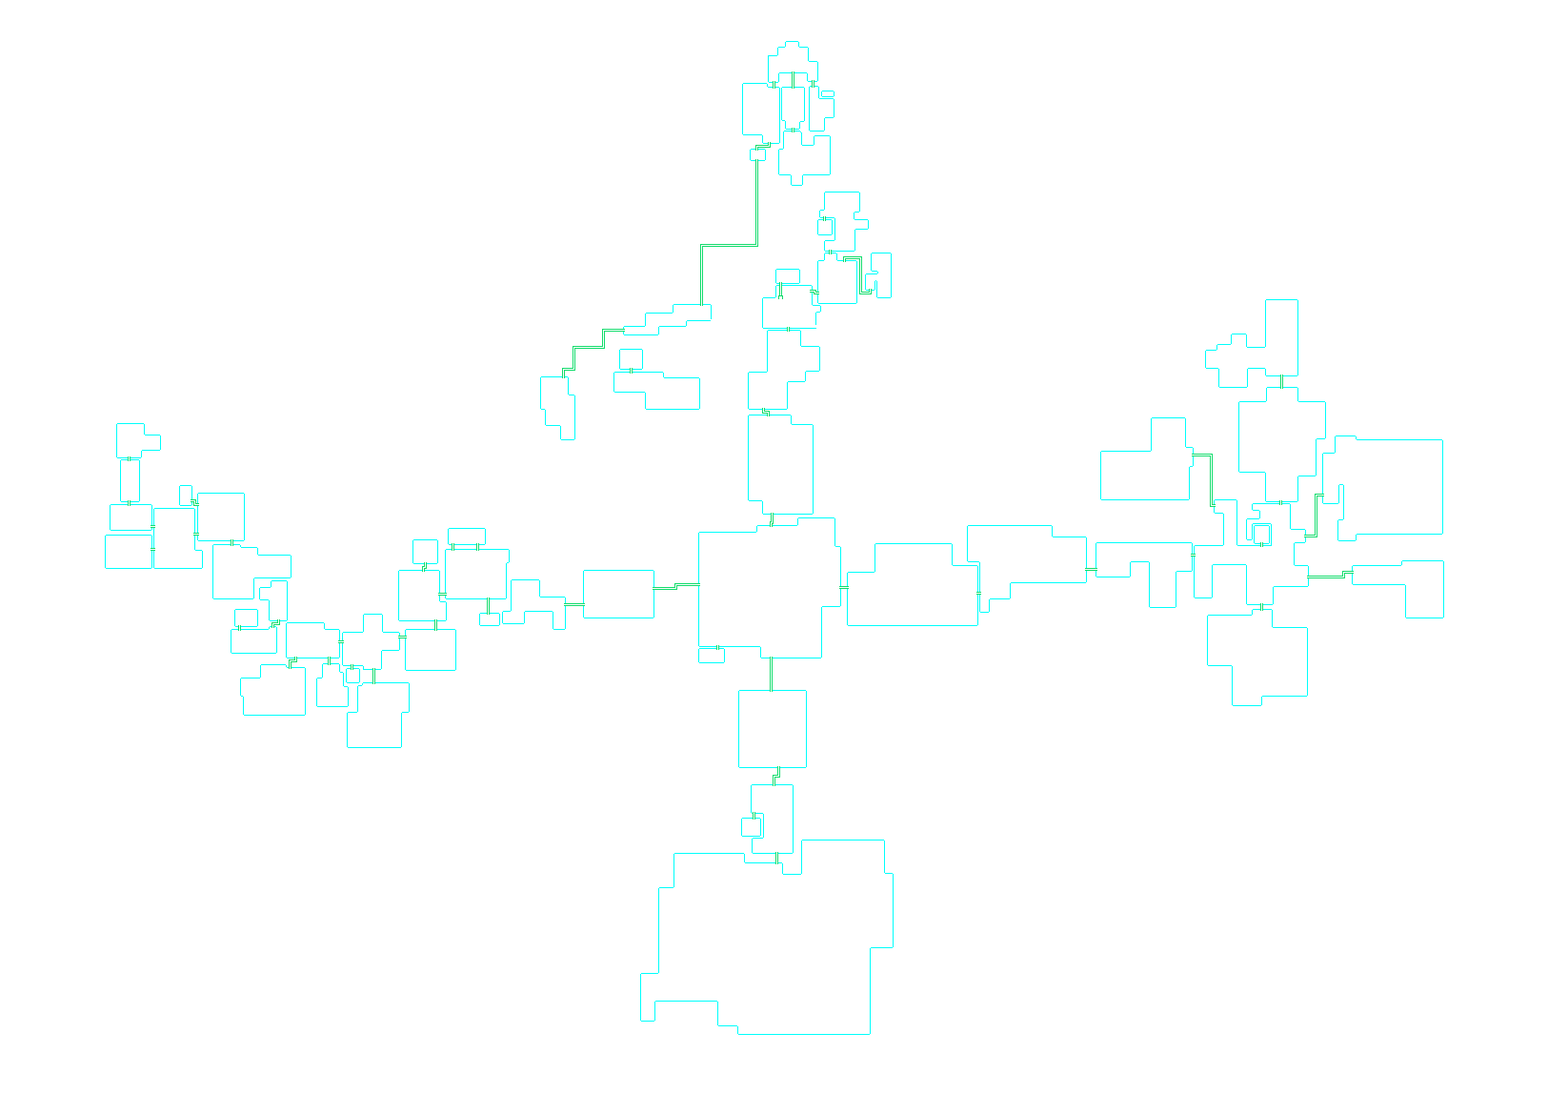
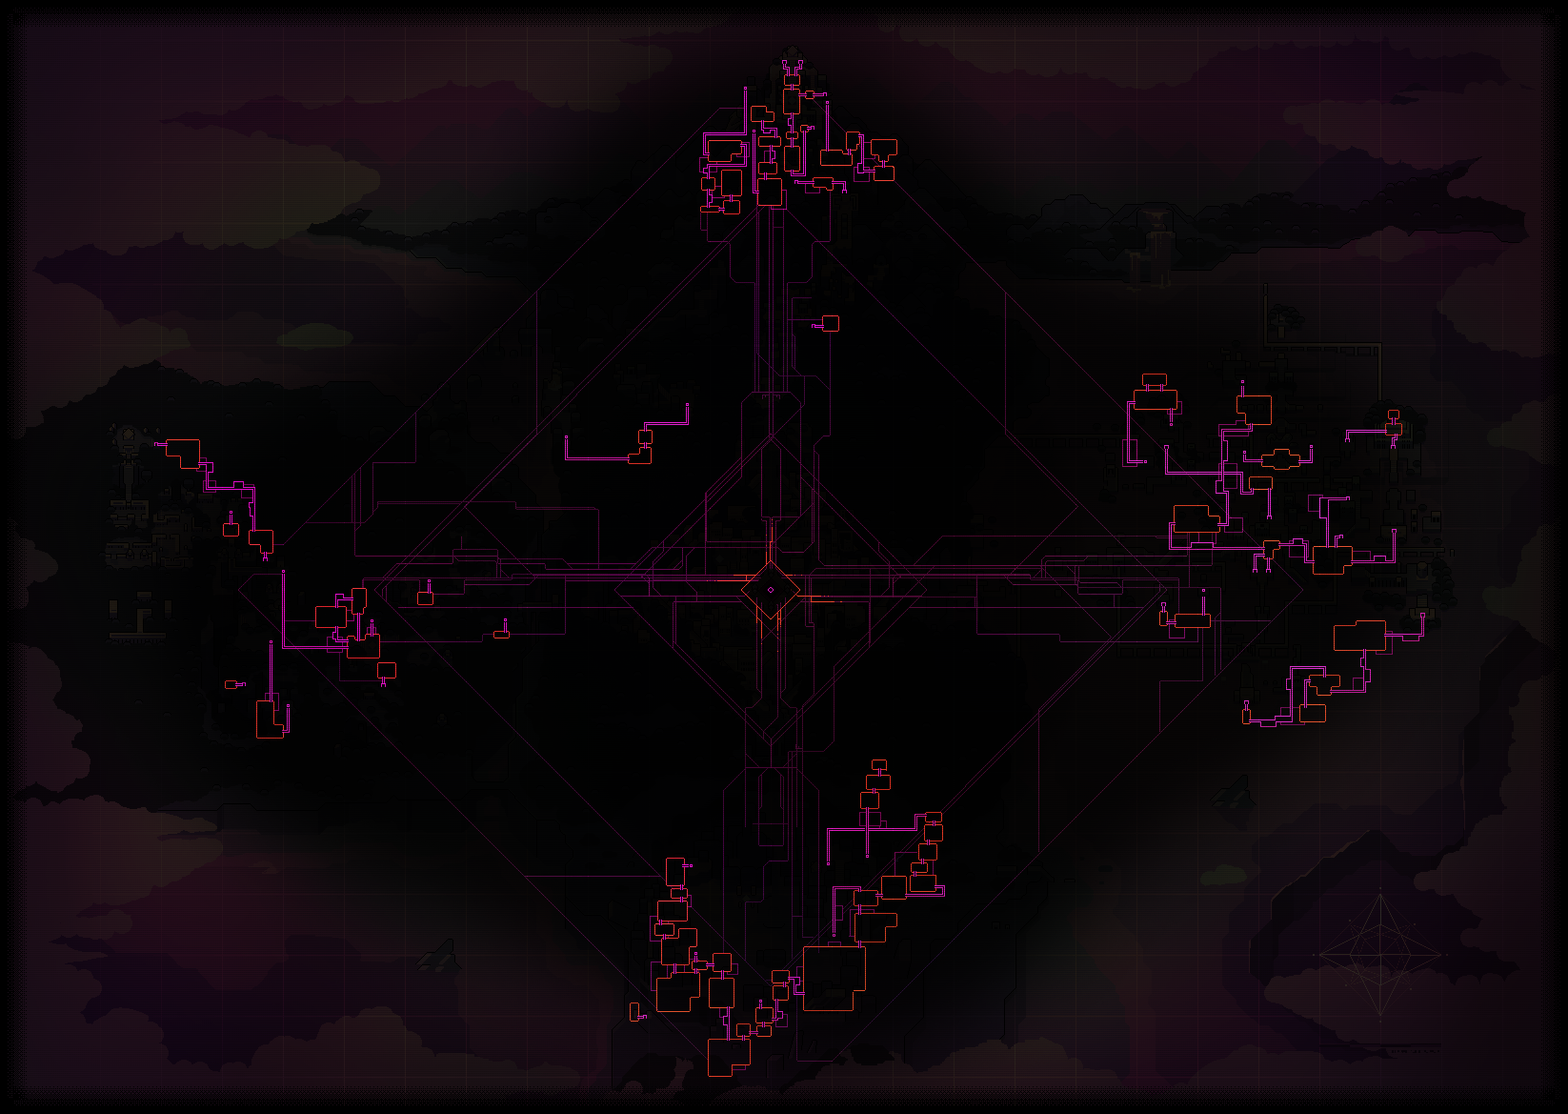
Two versions of the same layered image (1568 x 1114). Layer-by-layer changes:
hid "Layer 2" over [104, 40, 1445, 1035]
added layer "spr_Map_Lab_0" above "1 - ggx9xKd" over [0, 0, 1568, 1114]